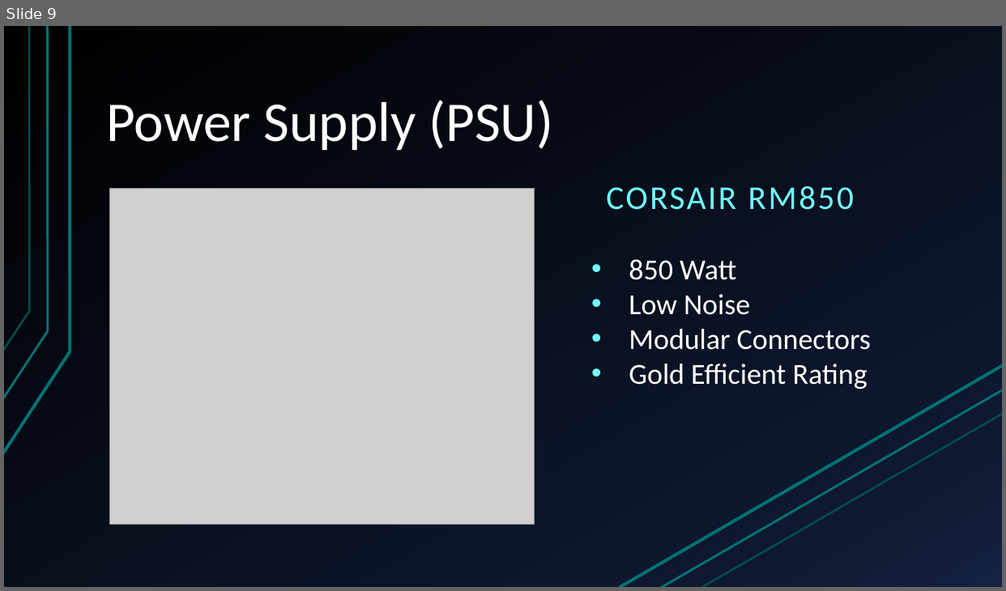
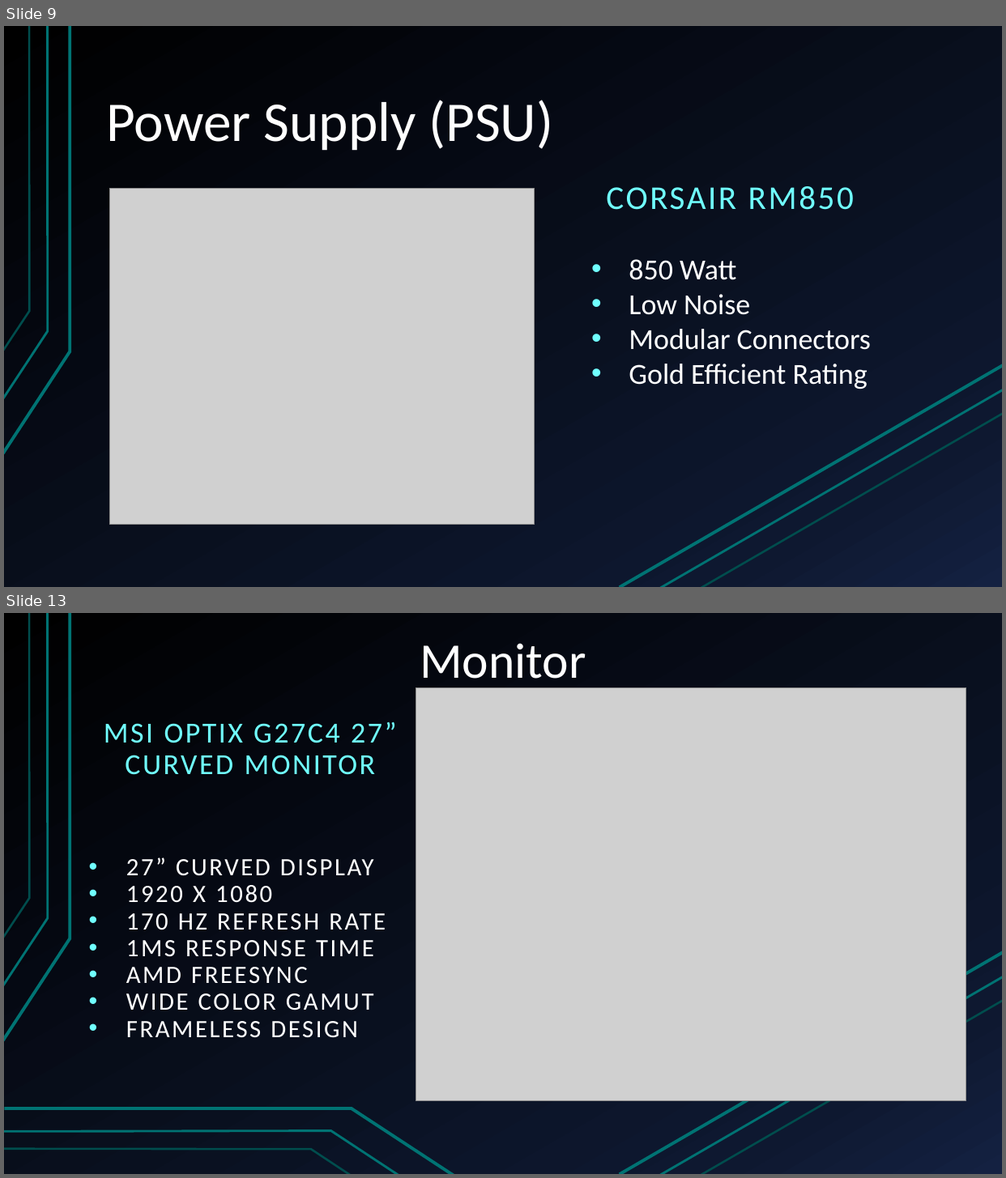
Before and after one commit to Ploppa-Smurph/ctec112_IT_HardwareSupport, a slide deck: buildPC.pptx. Shown one above the other, each under a label of ours: slide 9 before the commit, slides 9 and 13 after it; the slides between them are not shown. The pictures are 1006x591 and 1006x1178 pixels, drawn with LibreOffice and Linux fonts; fonts in the diff are those of the drawing; grey boxes stand for pictures. Boxes give left, top, right and bottom in pixels: in the first picture for what was removed or moved away, otherwise in the second. Text is boxed around its words. In the diff, an @@ line names an element or a change of style, - is before the commit and + after.

```diff
--- a/buildPC.pptx
+++ b/buildPC.pptx
@@ slide 13 added at [4,613,1002,1174], background gradient #000000 to #0F1931 to #142242; not listed: 6 template elements that a slide beside it also shows @@
@@ title added at [420,643,586,690], 48 pt, text #FFFFFF @@
+Monitor
@@ picture added at [415,688,966,1101] @@
@@ subtitle added at [104,722,397,775], 28 pt, text #70FFFF @@
+MSI OPTIX G27C4 27”
+CURVED MONITOR
@@ text added at [126,858,386,1038], 24 pt, text #FFFFFF @@
+• 27” CURVED DISPLAY
+• 1920 X 1080
+• 170 HZ REFRESH RATE
+• 1MS RESPONSE TIME
+• AMD FREESYNC
+• WIDE COLOR GAMUT
+• FRAMELESS DESIGN
@@ freeform shape added at [4,1109,454,1174], outline #007373 3 pt @@
@@ freeform shape added at [4,1131,399,1174], outline #007373 2.25 pt @@
@@ freeform shape added at [4,1149,350,1174], outline #007373 2 pt @@
```
Also in this commit, not shown: 3 slides changed, 3 other slides added, 1 slide removed.
